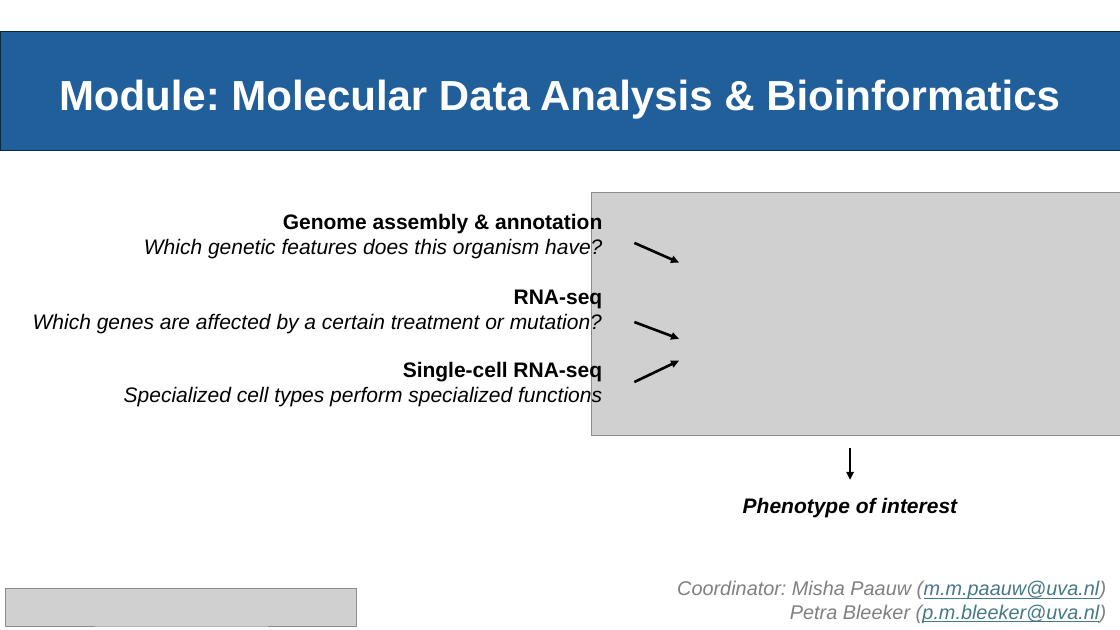
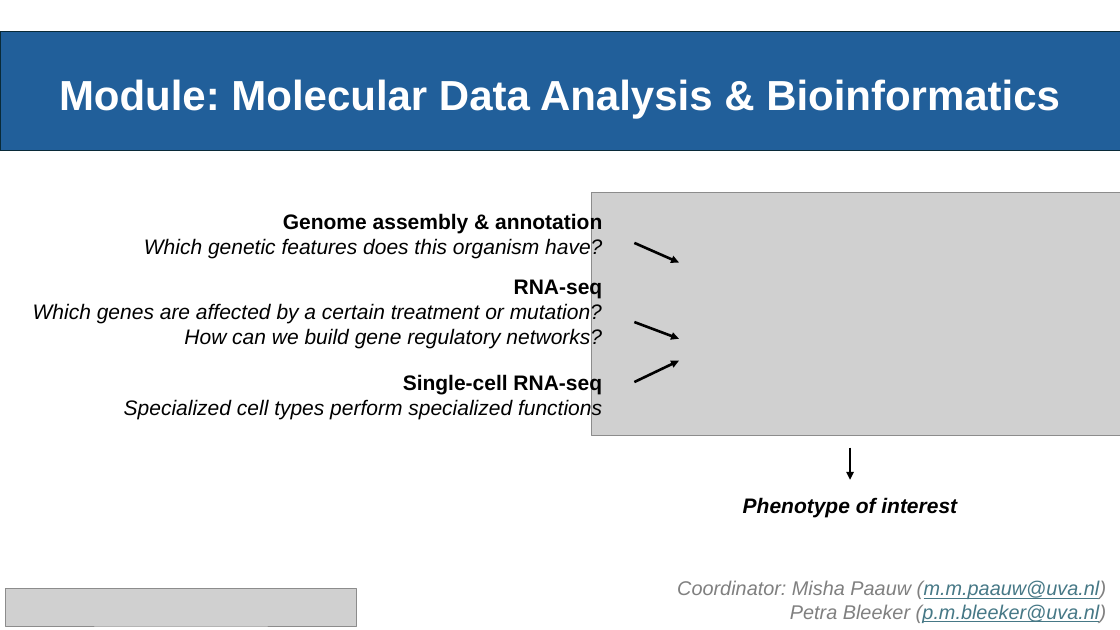
Before and after one commit to mishapaauw/molecular-data-analysis, a slide deck: slide 1 of lectures/QS_pitch_MDA_2026.pptx. Drawn at 1120x630 pixels with LibreOffice and Linux fonts; fonts in the diff are those of the drawing; grey boxes stand for pictures. Boxes give left, top, right and bottom in pixels: in the first picture for what was removed or moved away, otherwise in the second. Text is boxed around its words. In the diff, an @@ line names an element or a change of style, - is before the commit and + after.

```diff
--- a/lectures/QS_pitch_MDA_2026.pptx
+++ b/lectures/QS_pitch_MDA_2026.pptx
@@ text "RNA-seq": place and size @@
-text "RNA-seq" at [33, 288, 603, 334]
+text "RNA-seq" at [33, 278, 603, 349]
@@ text at [184, 328, 602, 349]: paragraph added @@
+How can we build gene regulatory networks?
@@ text "Single-cell RNA-seq": place and size @@
-text "Single-cell RNA-seq" at [124, 360, 602, 407]
+text "Single-cell RNA-seq" at [124, 373, 602, 419]
```
Also in this commit, not shown: 2 other slides changed, 1 other file.
